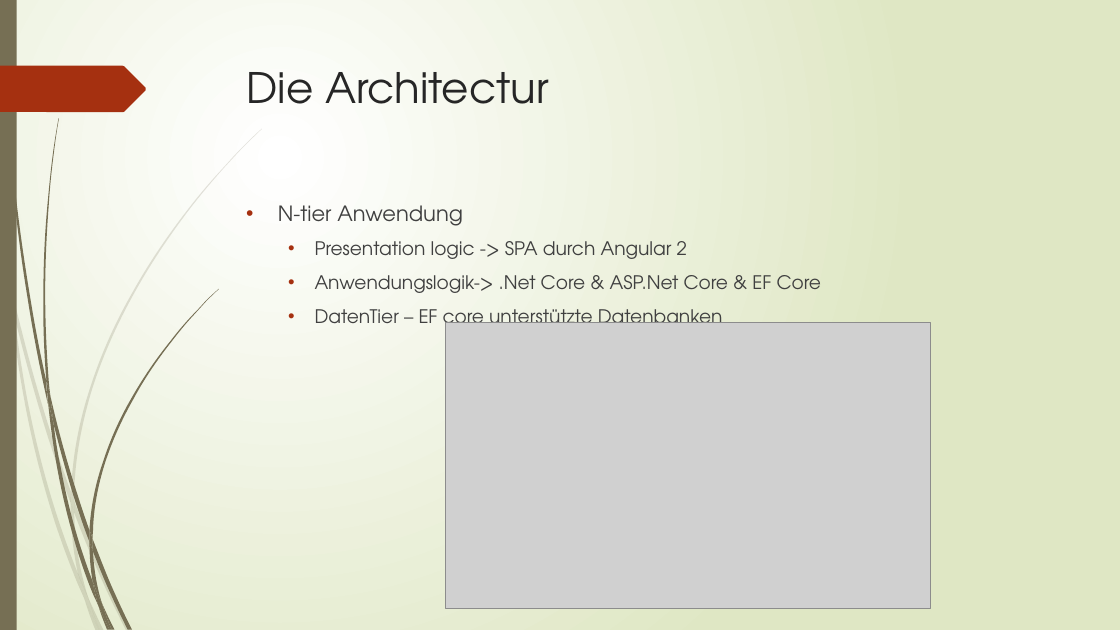
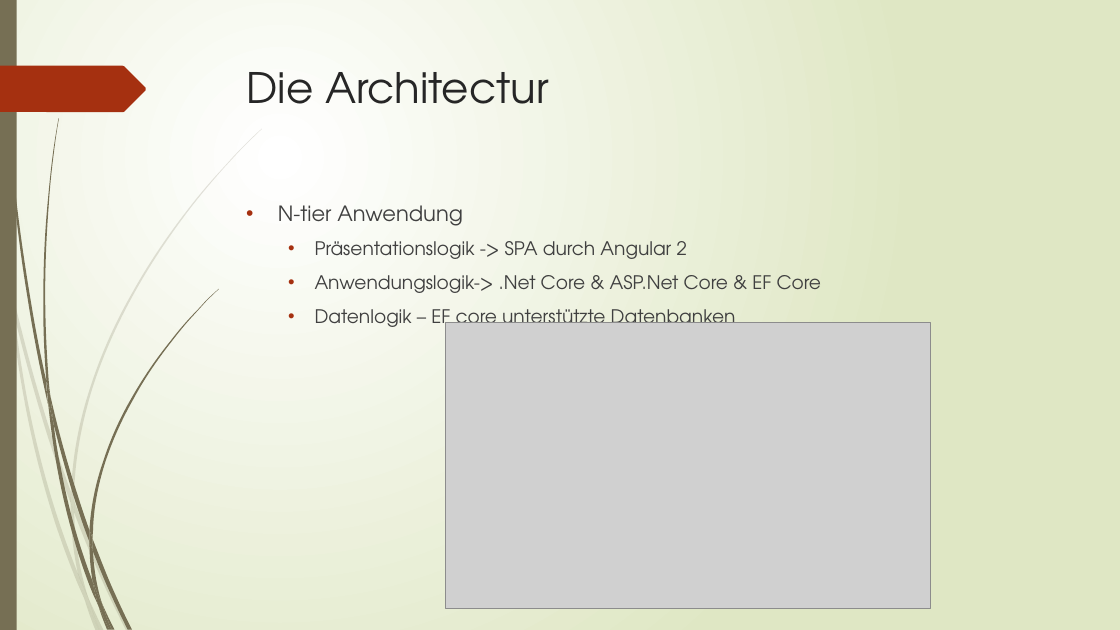
Before and after one commit to Gebov/master-thesis, a slide deck: slide 8 of presentation/Gym.pptx (slide 3 before the commit). Drawn at 1120x630 pixels with LibreOffice and Linux fonts; fonts in the diff are those of the drawing; grey boxes stand for pictures. Boxes give left, top, right and bottom in pixels: in the first picture for what was removed or moved away, otherwise in the second. Text is boxed around its words. In the diff, an @@ line names an element or a change of style, - is before the commit and + after.

Commit message:
presentation final

```diff
--- a/presentation/Gym.pptx
+++ b/presentation/Gym.pptx
@@ text at bbox=[315, 241, 687, 259]: text changed @@
-  • Presentation logic -> SPA durch Angular 2
+  • Präsentationslogik -> SPA durch Angular 2
@@ text at bbox=[315, 309, 736, 332]: text changed @@
-  • DatenTier – EF core unterstützte Datenbanken
+  • Datenlogik – EF core unterstützte Datenbanken
```
Also in this commit, not shown: 7 other slides changed, 1 slide added, 1 slide removed, 2 other files.
